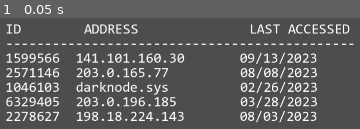
Above: before the commit, frame 1.
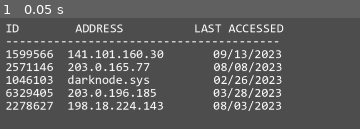
Above: after the commit, the same moment.

Repository: aaronrjackson/ripperdoc
Game: Godot game, scene res://minigames/port_handshake.tscn
The game is run twice, just before and just after one commit, with the same random seed, the same clock (stepped at 60 frames per second) and the same inputs. This scene is started directly instead of the project's main scene.
Inputs:
- Up to frame 1 (0.05 s): no input

The runs differ from the first frame. In frame 1, 25% of the frame differs, in the area x 1-99%, y 5-94%.

Commit message:
made port handshake work

Diff:
--- a/minigames/port_handshake.gd
+++ b/minigames/port_handshake.gd
@@ -67,7 +67,7 @@
 
 func _display_nodes() -> void:
 	lines.clear()
-	lines.append_text("ID        ADDRESS              LAST ACCESSED\n")
-	lines.append_text("---------------------------------------------\n")
+	lines.append_text("ID        ADDRESS          LAST ACCESSED\n")
+	lines.append_text("----------------------------------------\n")
 	for n in GameManager.nodes:
 		lines.append_text("%s  %-20s %s\n" % [n.id, n.address, n.last_accessed])
--- a/minigames/port_handshake.tscn
+++ b/minigames/port_handshake.tscn
@@ -45,11 +45,11 @@
 theme_override_fonts/bold_font = ExtResource("2_enroi")
 theme_override_fonts/bold_italics_font = ExtResource("3_c3k8j")
 theme_override_fonts/italics_font = ExtResource("4_kprsf")
-theme_override_font_sizes/normal_font_size = 34
-theme_override_font_sizes/bold_font_size = 34
-theme_override_font_sizes/bold_italics_font_size = 34
-theme_override_font_sizes/italics_font_size = 34
-theme_override_font_sizes/mono_font_size = 34
+theme_override_font_sizes/normal_font_size = 30
+theme_override_font_sizes/bold_font_size = 30
+theme_override_font_sizes/bold_italics_font_size = 30
+theme_override_font_sizes/italics_font_size = 30
+theme_override_font_sizes/mono_font_size = 30
 text = "ID		 Address		Last Accessed
 ---------------------------------
 2136723	 jotunheim.sys  12/25
Not shown: 1 places in data/cyberware/CortexLinkMK2/mem_cache_alloc.tres that only renumber resources
Not shown: 1 places in data/cyberware/CortexLinkMK2/neural_bus.tres that only renumber resources
Not shown: 1 places in data/cyberware/CortexLinkMK2/neuro_bridge.tres that only renumber resources
Not shown: 1 places in data/cyberware/CortexLinkMK2/noise_filter.tres that only renumber resources
Not shown: 1 places in data/cyberware/CortexLinkMK2/syn_timing.tres that only renumber resources
Not shown: 1 places in main.tscn that only renumber resources
